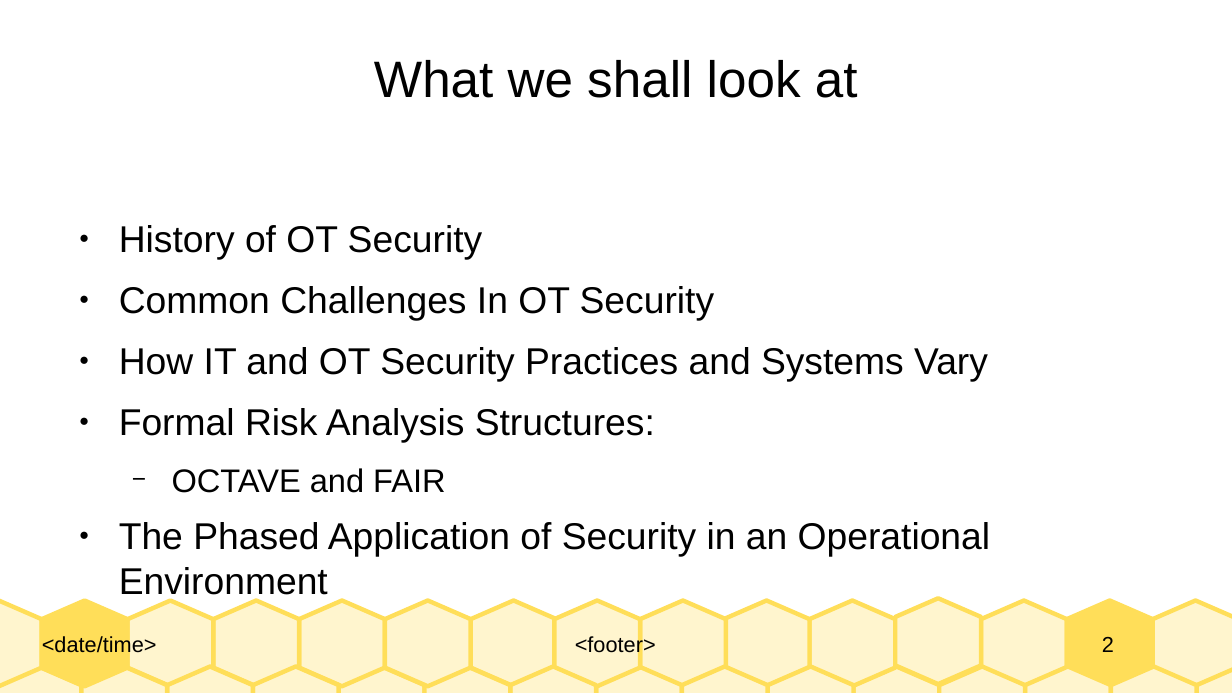
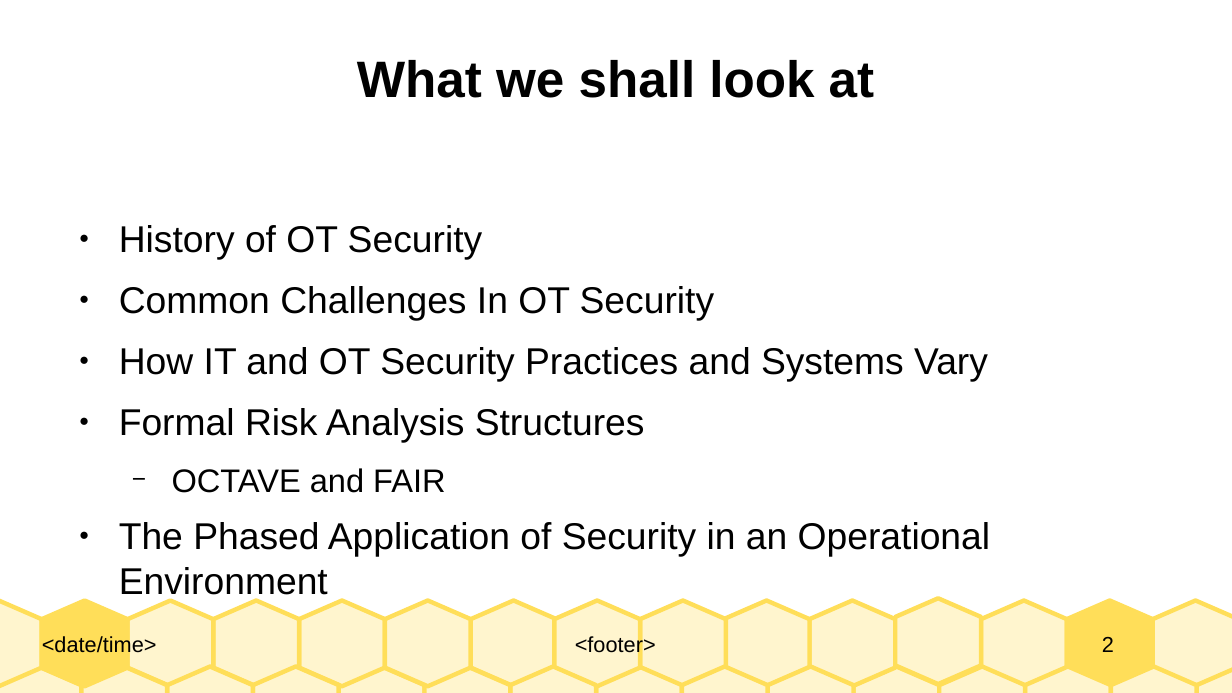
Before and after one commit to Dihfahsih1/Masters-Software-Engineering, a slide deck: slide 2 of yr-sem1/IoT/Chapter-8-slides.odp. Drawn at 1232x693 pixels with LibreOffice and Linux fonts; fonts in the diff are those of the drawing. Boxes give left, top, right and bottom in pixels: in the first picture for what was removed or moved away, otherwise in the second. Text is boxed around its words. In the diff, an @@ line names an element or a change of style, - is before the commit and + after.

```diff
--- a/yr-sem1/IoT/Chapter-8-slides.odp
+++ b/yr-sem1/IoT/Chapter-8-slides.odp
@@ title "What we shall look at" at <box>357,60,875,98</box>: bold on @@
@@ text at <box>119,408,645,443</box>: text changed @@
-● Formal Risk Analysis Structures:
+● Formal Risk Analysis Structures
```
Also in this commit, not shown: 4 other slides changed, 16 slides added, 9 other files.
